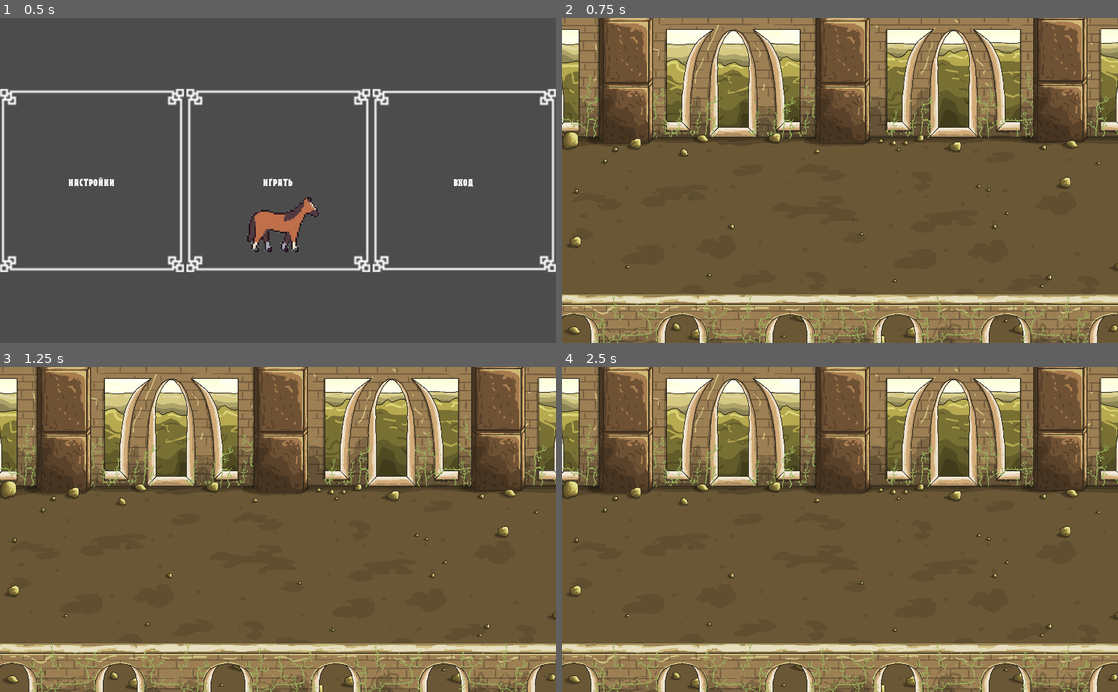
Above: before the commit, frames 1-4 (two rows, left to right).
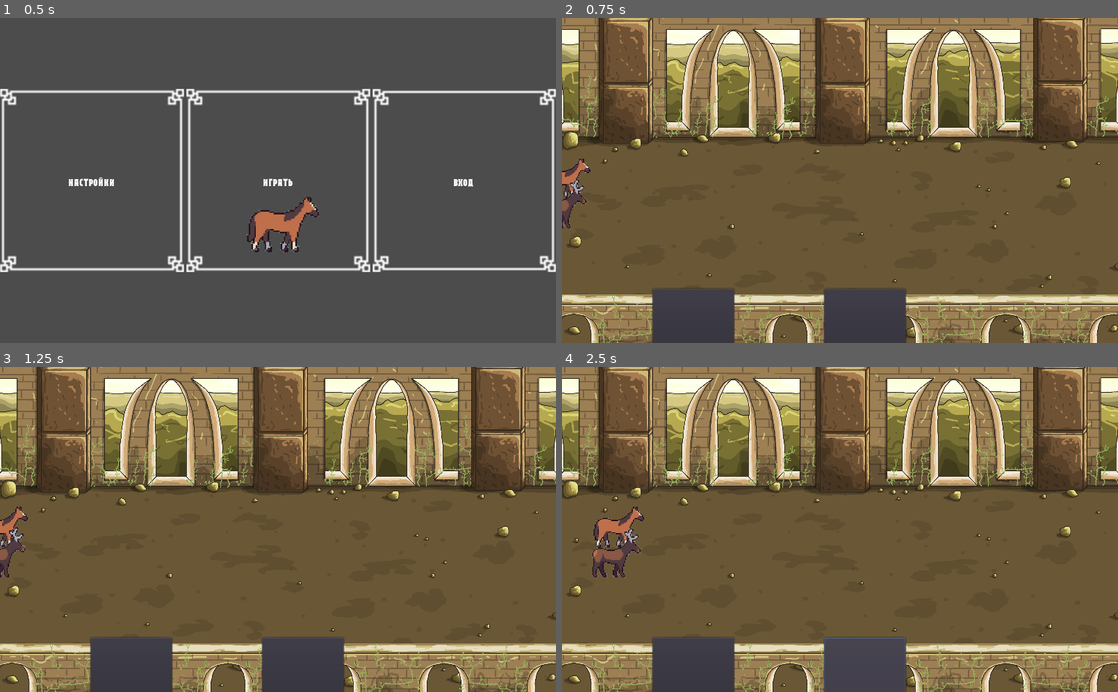
Above: after the commit, the same moments.

Repository: jandarm/Animal_race
Game: Godot game, scene res://Scenes/Menu_scene.tscn
Two runs of this game, one before a commit and one after it. Both use one fixed random seed, a clock stepped at 60 frames per second and the inputs below.
Inputs (mouse positions are in pixels of both pictures, inside the frame that each line leads up to):
- Up to frame 1 (0.5 s): no input
- Up to frame 2 (0.75 s): click "играть" at 0.5 s
- Up to frame 3 (1.25 s): no input
- Up to frame 4 (2.5 s): click (695, 669) at 1.27 s; click (867, 669) at 2.02 s

Frame 1 is identical in both runs. In frame 2, 5.5% of the frame differs, in the area x 0-62%, y 43-100%; in frame 3, 5.5%; in frame 4, 6.1%, in the area x 5-62%, y 42-100%.

Commit message:
Настройки 90%, сигнал при финише
Сложность в настроек не учитывается в кол-ве необходимых кликов.

Diff:
--- a/Scenes/Settings_scene.tscn
+++ b/Scenes/Settings_scene.tscn
@@ -147,6 +147,7 @@
 
 [node name="OptionButton" parent="GridCards/Card1" index="2"]
 custom_fonts/font = SubResource( 6 )
+items = [ "Верблюд", null, false, 0, null, "Лошадь", null, false, 1, null, "Лягушка", null, false, 2, null, "Медведь", null, false, 3, null, "Олень", null, false, 4, null, "Черепаха", null, false, 5, null ]
 
 [node name="Card2" parent="GridCards" instance=ExtResource( 5 )]
 margin_left = 167.0
@@ -159,6 +160,7 @@
 
 [node name="OptionButton" parent="GridCards/Card2" index="2"]
 custom_fonts/font = SubResource( 15 )
+items = [ "Верблюд", null, false, 0, null, "Лошадь", null, false, 1, null, "Лягушка", null, false, 2, null, "Медведь", null, false, 3, null, "Олень", null, false, 4, null, "Черепаха", null, false, 5, null ]
 
 [node name="Card3" parent="GridCards" instance=ExtResource( 5 )]
 margin_left = 334.0
@@ -171,6 +173,7 @@
 
 [node name="OptionButton" parent="GridCards/Card3" index="2"]
 custom_fonts/font = SubResource( 7 )
+items = [ "Верблюд", null, false, 0, null, "Лошадь", null, false, 1, null, "Лягушка", null, false, 2, null, "Медведь", null, false, 3, null, "Олень", null, false, 4, null, "Черепаха", null, false, 5, null ]
 
 [node name="Card4" parent="GridCards" instance=ExtResource( 5 )]
 margin_left = 501.0
@@ -183,6 +186,7 @@
 
 [node name="OptionButton" parent="GridCards/Card4" index="2"]
 custom_fonts/font = SubResource( 9 )
+items = [ "Верблюд", null, false, 0, null, "Лошадь", null, false, 1, null, "Лягушка", null, false, 2, null, "Медведь", null, false, 3, null, "Олень", null, false, 4, null, "Черепаха", null, false, 5, null ]
 
 [node name="Card5" parent="GridCards" instance=ExtResource( 5 )]
 margin_left = 668.0
@@ -195,6 +199,7 @@
 
 [node name="OptionButton" parent="GridCards/Card5" index="2"]
 custom_fonts/font = SubResource( 11 )
+items = [ "Верблюд", null, false, 0, null, "Лошадь", null, false, 1, null, "Лягушка", null, false, 2, null, "Медведь", null, false, 3, null, "Олень", null, false, 4, null, "Черепаха", null, false, 5, null ]
 
 [node name="Card6" parent="GridCards" instance=ExtResource( 5 )]
 margin_left = 835.0
@@ -207,6 +212,7 @@
 
 [node name="OptionButton" parent="GridCards/Card6" index="2"]
 custom_fonts/font = SubResource( 13 )
+items = [ "Верблюд", null, false, 0, null, "Лошадь", null, false, 1, null, "Лягушка", null, false, 2, null, "Медведь", null, false, 3, null, "Олень", null, false, 4, null, "Черепаха", null, false, 5, null ]
 
 [connection signal="item_selected" from="TeamNumberBtn" to="." method="_on_TeamNumberBtn_item_selected"]
 [connection signal="value_changed" from="SpinBox" to="." method="_on_SpinBox_value_changed"]
--- a/Scripts/animal_controller.gd
+++ b/Scripts/animal_controller.gd
@@ -4,6 +4,7 @@
 var animation_player
 var target = 0
 export var is_static = false
+signal i_finished
 
 func _ready():
 	movement_body = get_node(".")
@@ -16,6 +17,8 @@
 			movement_body.position.x += 5
 		else:
 			stop()
+	if movement_body.position.x >( OS.window_size.x - 100):
+		emit_signal("i_finished")
 
 func move():
 	set_static(false)
--- a/Scripts/game_settings.gd
+++ b/Scripts/game_settings.gd
@@ -26,4 +26,5 @@
 		amount -= 1
 
 func rewrite_manager_sprites(this_card):
-	print(this_card)
+	var card_index = blinds.find(this_card)
+	GameManager.teams[card_index] = this_card.get_sprite()
--- a/Scripts/manager.gd
+++ b/Scripts/manager.gd
@@ -5,4 +5,5 @@
 var teams = []
 
 func _ready():
-	print("manager ready")
+	teams.push_back("res://Assets/Animals/Лошадь_анимация.png")
+	teams.push_back("res://Assets/Animals/Олень_анимация.png")
--- a/Scripts/race.gd
+++ b/Scripts/race.gd
@@ -17,7 +17,7 @@
 	var window = OS.window_size
 
 	var x_spacing = (window.x - zoo.size() * 150)/(zoo.size()+1)
-	var y_spacing = (window.y - zoo.size() * GameManager.team_count)/(zoo.size()+1)
+	var y_spacing = (window.y - zoo.size() * int(GameManager.team_count))/(zoo.size()+1)
 	var i = 0
 	var scaling = 1
 
@@ -38,6 +38,7 @@
 #		+150 отвечает за отступ "стаи" от верхнего края экрана
 		racer.set_position(Vector2(0, new_animal_y + 150))
 		add_child(racer)
+		racer.connect("i_finished", $".", "game_over")
 
 
 		button.connect("pressed", racer, "move")
@@ -46,6 +47,8 @@
 		scaling += 1
 
 
+func game_over():
+	pass
 # Called every frame. 'delta' is the elapsed time since the previous frame.
 #func _process(delta):
 #	pass
